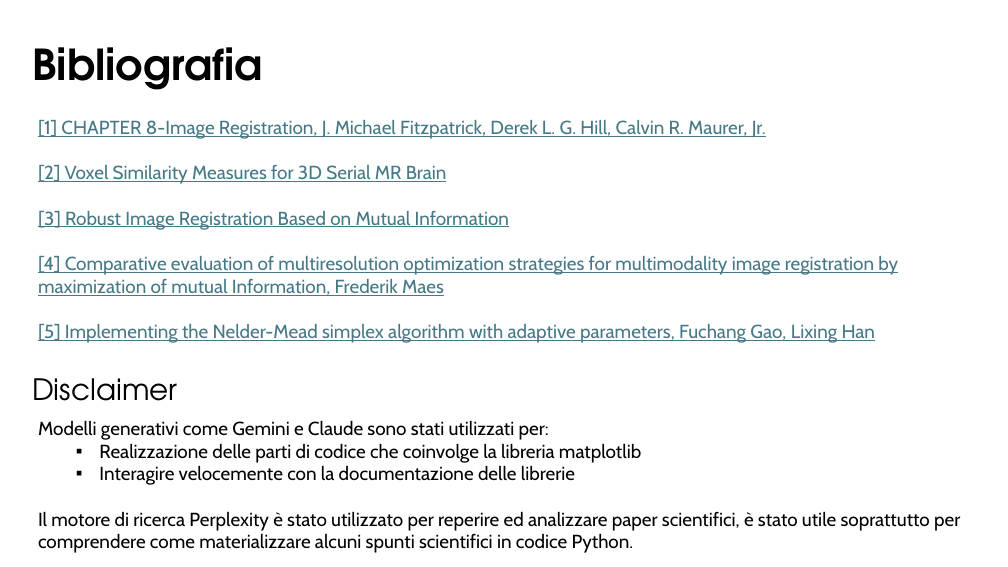
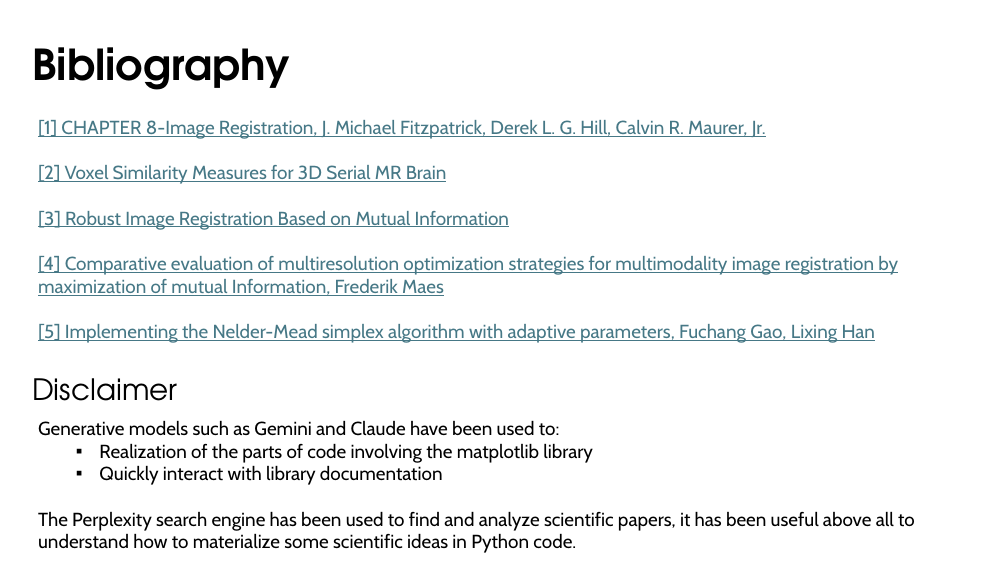
Before and after one commit to Gabro29/vision-course, a slide deck: slide 11 of First Assignment/Assignment_1.pptx. Drawn at 1008x567 pixels with LibreOffice and Linux fonts; fonts in the diff are those of the drawing. Boxes give left, top, right and bottom in pixels: in the first picture for what was removed or moved away, otherwise in the second. Text is boxed around its words. In the diff, an @@ line names an element or a change of style, - is before the commit and + after.

```diff
--- a/First Assignment/Assignment_1.pptx
+++ b/First Assignment/Assignment_1.pptx
@@ text at (x1=32, y1=47, x2=290, y2=90): text changed @@
-Bibliografia
+Bibliography
@@ text at (x1=38, y1=420, x2=915, y2=553): text changed @@
-Modelli generativi come Gemini e Claude sono stati utilizzati per:
-  ▪ Realizzazione delle parti di codice che coinvolge la libreria matplotlib
-  ▪ Interagire velocemente con la documentazione delle librerie
-Il motore di ricerca Perplexity è stato utilizzato per reperire ed analizzare paper scientifici, è stato utile soprattutto per comprendere come materializzare alcuni spunti scientifici in codice Python.
+Generative models such as Gemini and Claude have been used to:
+  ▪ Realization of the parts of code involving the matplotlib library
+  ▪ Quickly interact with library documentation
+The Perplexity search engine has been used to find and analyze scientific papers, it has been useful above all to understand how to materialize some scientific ideas in Python code.
```
Also in this commit, not shown: 9 other slides changed, 1 slide added, 1 slide removed, 1 other file.
